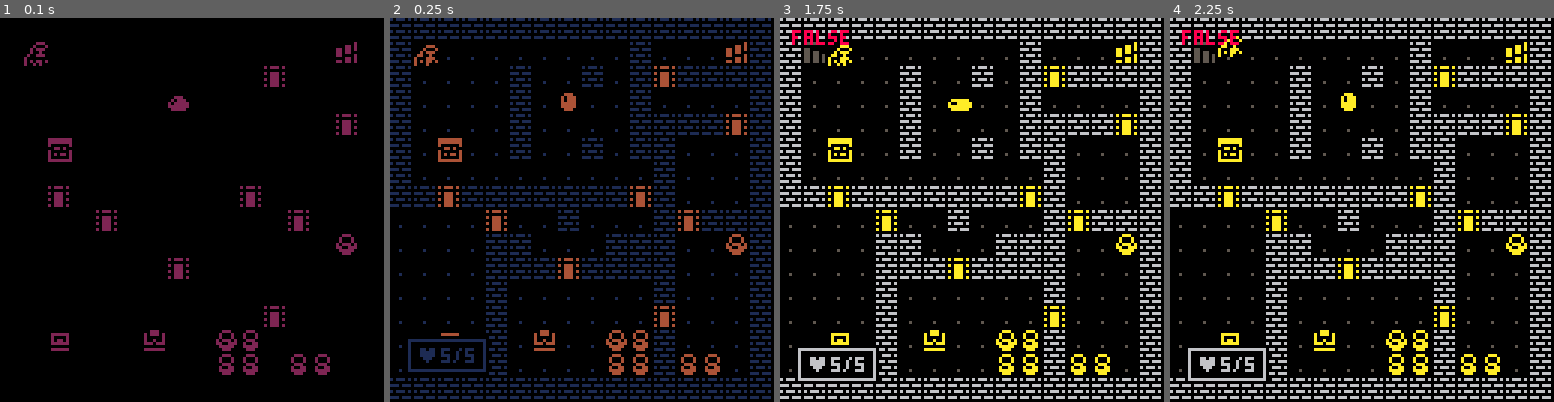
Above: before the commit, frames 1-4 (left to right).
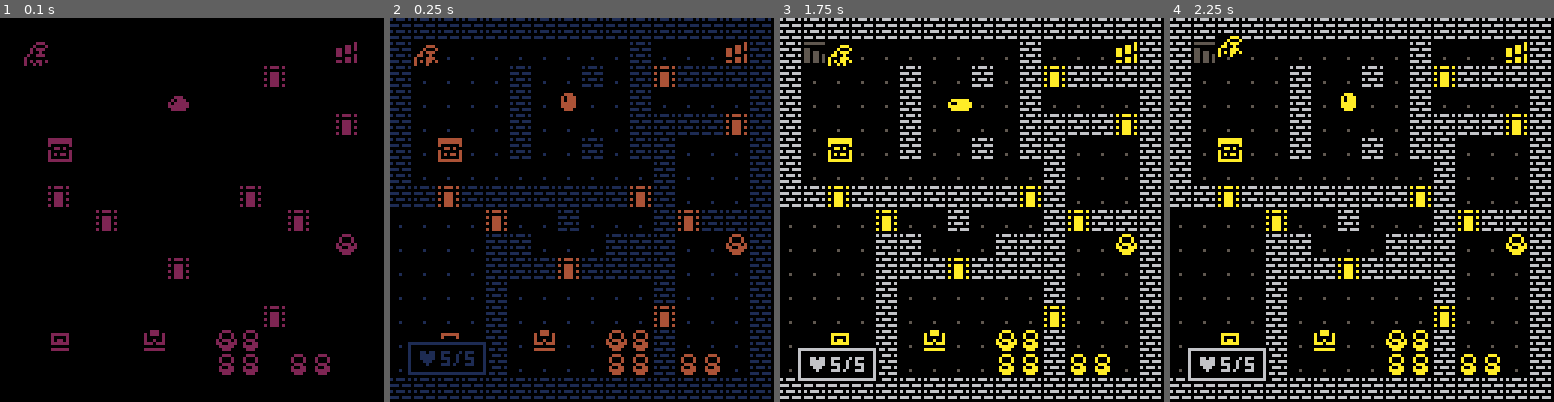
Above: after the commit, the same moments.

Repository: salty-max/pico-8
Game: PICO-8 cartridge carts/rouge/rouge.p8
The game is run twice, just before and just after one commit, with the same random seed, the same clock (stepped at 60 frames per second) and the same inputs.
Inputs:
- Up to frame 1 (0.1 s): no input
- Up to frame 2 (0.25 s): no input
- Up to frame 3 (1.75 s): tap X (X key) at 0.33, 1.07 s; tap O (Z key) at 0.7, 1.7 s; hold Right from 1.6 s (still down)
- Up to frame 4 (2.25 s): tap X (X key) at 1.85 s; release Right at 2.1 s; tap O (Z key) at 2.1 s; hold Up from 2.15 s (still down)

Frame 1 is identical in both runs. In frame 2, 0.9% of the frame differs, in the area x 4-26%, y 82-93%; in frame 3, 0.3%; in frame 4, 0.3%.

Commit message:
rouge: fixes enmy attack

Diff:
--- a/carts/rouge/rouge.p8
+++ b/carts/rouge/rouge.p8
@@ -17,7 +17,7 @@
 007007000000000066606660000000000000000060000006a000000a0a000a000a000a00050000500a0000a050000050a00000a0a0aaa0a0aa0aa0a055000000
 00077000000000000000000000000000000000000066060000aa0a0000aaa000a0aaa0a0050000500a0aa0a050000050a00a00a000aaa000aa0aa00055055000
 000770000000000060666060000000000000000060000006a000000a0a00aa00aa00aaa0055555500aaaaaa055555550aaa0aaa0a0aaa0a0aa0000a055055050
-007007000005000000000000000900000000000060606606a0a0aa0a0aaaaa000aaaaa000000000000000000000000000000000000aaa000000aa0a055055050
+007007000005000000000000000000000000000060606606a0a0aa0a0aaaaa000aaaaa000000000000000000000000000000000000aaa000000aa0a055055050
 000000000000000066606660000000000000000060000006a000000a00aaa00000aaa000055555500aaaaaa055555550aaaaaaa0a0aaa0a0aa0aa0a055055050
 000000000000000000000000000000000000000066666666aaaaaaaa000000000000000000000000000000000000000000000000000000000000000000000000
 00000000000000000000000000000000000000000000000000000000000000000000000000000000000000000000000000000000000000000000000000000000
@@ -147,7 +147,7 @@
 0202020202020202020202020202020200000000000000000000000000000000000000000000000000000000000000000000000000000000000000000000000000000000000000000000000000000000000000000000000000000000000000000000000000000000000000000000000000000000000000000000000000000000
 020f0101010101010101020101010e0200000000000000000000000000000000000000000000000000000000000000000000000000000000000000000000000000000000000000000000000000000000000000000000000000000000000000000000000000000000000000000000000000000000000000000000000000000000
 02010101010201010201020d0202020200000000000000000000000000000000000000000000000000000000000000000000000000000000000000000000000000000000000000000000000000000000000000000000000000000000000000000000000000000000000000000000000000000000000000000000000000000000
-0201010101020103010102010101010200000000000000000000000000000000000000000000000000000000000000000000000000000000000000000000000000000000000000000000000000000000000000000000000000000000000000000000000000000000000000000000000000000000000000000000000000000000
+02010101010201c0010102010101010200000000000000000000000000000000000000000000000000000000000000000000000000000000000000000000000000000000000000000000000000000000000000000000000000000000000000000000000000000000000000000000000000000000000000000000000000000000
 02010101010201010101020202020d0200000000000000000000000000000000000000000000000000000000000000000000000000000000000000000000000000000000000000000000000000000000000000000000000000000000000000000000000000000000000000000000000000000000000000000000000000000000
 0201060101020101020102020101010200000000000000000000000000000000000000000000000000000000000000000000000000000000000000000000000000000000000000000000000000000000000000000000000000000000000000000000000000000000000000000000000000000000000000000000000000000000
 0201010101010101010101020101010200000000000000000000000000000000000000000000000000000000000000000000000000000000000000000000000000000000000000000000000000000000000000000000000000000000000000000000000000000000000000000000000000000000000000000000000000000000
--- a/carts/rouge/src/main.lua
+++ b/carts/rouge/src/main.lua
@@ -33,8 +33,9 @@
 
   for y = 0, 15 do
     for x = 0, 15 do
-      if mget(x, y) == 3 then
+      if mget(x, y) == 192 then
         add_mob(2, x, y)
+        mset(x, y, 1)
       end
     end
   end
@@ -55,12 +56,12 @@
   t += 1
   _upd()
   do_floats()
+  handle_hp_box()
 end
 
 function _draw()
   _drw()
   draw_windows()
-  handle_hp_box()
   check_fade()
   cursor(4, 4)
   color(8)
--- a/carts/rouge/src/mobs.lua
+++ b/carts/rouge/src/mobs.lua
@@ -108,12 +108,17 @@
 end
 
 function do_ai()
+  local moving
   for m in all(mobs) do
     if m != player then
-      debug[1] = los(m.x, m.y, player.x, player.y)
       m.mov = nil
-      m.task(m)
-    end
+      moving = m.task(m)
+    end
+  end
+
+  if moving then
+    _upd = update_ai_turn
+    p_t = 0
   end
 end
 
@@ -123,16 +128,21 @@
     m.task = ai_chase
     m.tx, m.ty = player.x, player.y
     add_float("!", m.x * 8 + 2, m.y * 8, 10)
-  end
+
+    return true
+  end
+
+  return false
 end
 
 function ai_chase(m)
   if dist(m.x, m.y, player.x, player.y) == 1 then
     -- attack player
-    dx, dy = player.x - m.x, player.y - m.y
+    local dx, dy = player.x - m.x, player.y - m.y
     mob_bump(m, dx, dy)
     hit_mob(m, player)
     sfx(57)
+    return true
   else
     -- move towards player
     if los(m.x, m.y, player.x, player.y) then
@@ -157,10 +167,11 @@
       end
 
       mob_walk(m, bx, by)
-      _upd = update_ai_turn
-      p_t = 0
-    end
-  end
+      return true
+    end
+  end
+
+  return false
 end
 
 function los(x1, y1, x2, y2)
--- a/carts/rouge/src/player.lua
+++ b/carts/rouge/src/player.lua
@@ -52,6 +52,7 @@
     _drw = draw_gover
     windows = {}
     fade_out(0.02)
+    reload(0x2000, 0x2000, 0x1000)
     return false
   end
 
